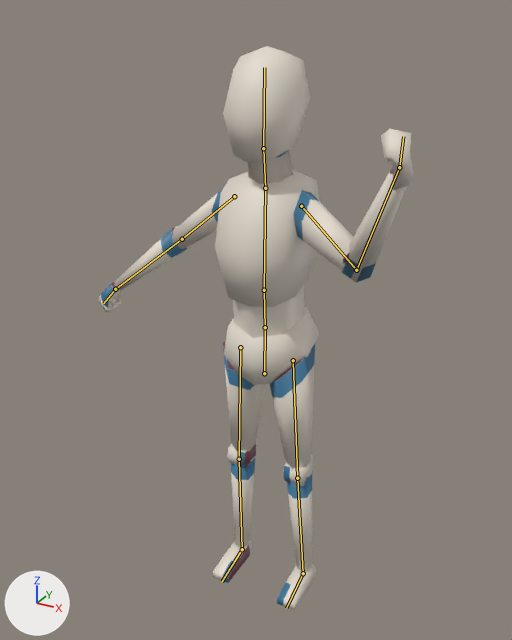
The Blender file games/cat_adventure/assets/raw/human.blend as it was, and as the next commit left it.
Both versions are drawn from a 50 mm lens placed at (0.942, -1.764, 1.912), pointed at (-0.04, 0.021, 1.019). Lighting does not change. The marker at lower left points along +X, +Y and +Z. Both versions are drawn at frame 40 of the action 'Wave'; the numbers are the values there. The bones that bend it are drawn over the model as lines.

In view in the first picture: 'Human'.
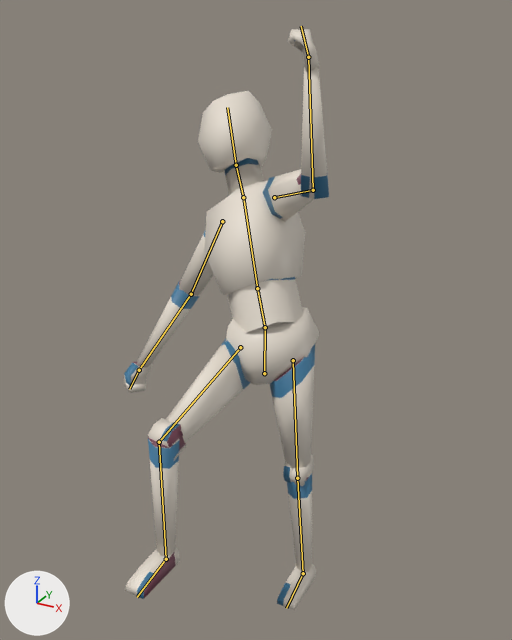
The change in detail:
Bone 'Navel' (bone_navel) turns from (0, 0, 0) to (-27, 1, 28) degrees about its own x, y and z.
Bone 'UpperLeg.R' (bone_upperleg_r) turns from (0, 0, 0) to (5, 0, 77) degrees about its own x, y and z.
Bone 'LowerLeg.R' (bone_lowerleg_r) turns from (0, 0, 0) to (6, 1, -74) degrees about its own x, y and z.

Pixel boxes (x1, y1, x2, y2) of what changed, in the pictures (512 x 640 px):
'Human', posed (34% narrower): before (99, 46, 414, 610); after (123, 29, 329, 610)
bone 'Navel', root to tip: before (265, 327) to (264, 290); after (265, 327) to (257, 288)
bone 'UpperLeg.R', root to tip: before (240, 347) to (239, 459); after (240, 347) to (159, 442)
bone 'LowerLeg.R', root to tip: before (239, 459) to (242, 549); after (159, 442) to (166, 559)
